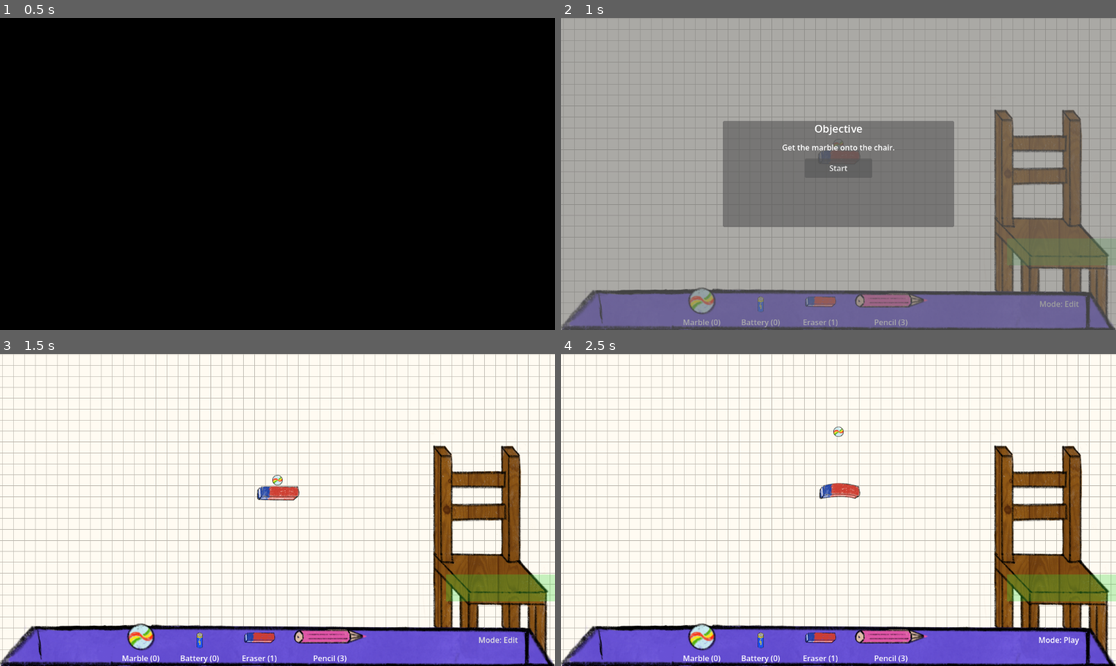
Above: before the commit, frames 1-4 (two rows, left to right).
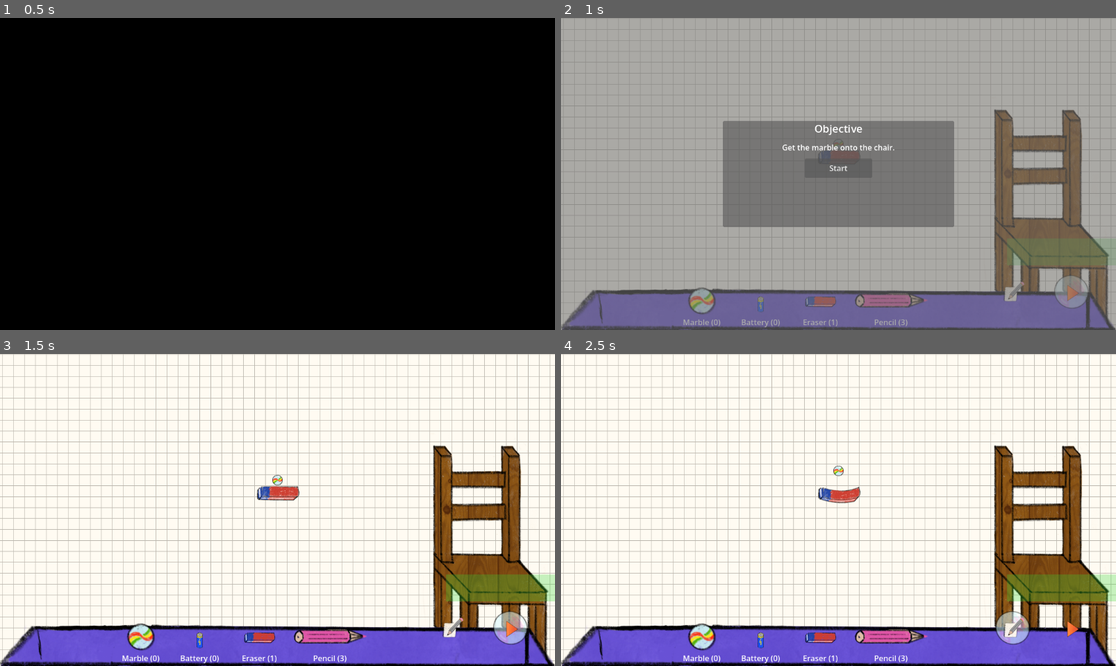
Above: after the commit, the same moments.

Repository: Fighter19/machines
Game: Godot game, scene res://scenes/opening.tscn
Same seed, same stepped clock (60 frames per second), same inputs: the game is played once before the commit and once after it. Video files are missing from this copy of the repository; at most half a second of black plays in their place. Sound files missing from this copy of the repository are replaced by a short silence.
Inputs (mouse positions are in pixels of both pictures, inside the frame that each line leads up to):
- Up to frame 1 (0.5 s): no input
- Up to frame 2 (1 s): tap Enter at 0.5 s; move the mouse to (960, 158) at 0.52 s; click (960, 158) at 0.67 s
- Up to frame 3 (1.5 s): click "Start" at 1.25 s
- Up to frame 4 (2.5 s): click "Mode: Edit" (after the commit: "Mode: Play") at 2 s

Frame 1 is identical in both runs. In frame 2, 0.5% of the frame differs, in the area x 79-96%, y 82-94%; in frame 3, 0.7%; in frame 4, 1.1%, in the area x 46-94%, y 23-94%.

Commit message:
Add bubbles to select mode

Diff:
--- a/scripts/game_mode.gd
+++ b/scripts/game_mode.gd
@@ -10,16 +10,48 @@
 var current_mode: MachineGameMode = MachineGameMode.PLAY
 @export var game_mode_button: Button
 @export var game_mode_label: Label
+@export var play_icon_texture: Texture2D = preload("res://sprites/ui/Button_Play.png")
+@export var edit_icon_texture: Texture2D = preload("res://sprites/ui/Button_Edit.png")
+@export var bubble_texture: Texture2D = preload("res://sprites/ui/bubble.png")
+@export var bubble_frame_count: int = 4
+@export var bubble_frame_size: Vector2i = Vector2i(128, 128)
+@export var bubble_animation_fps: float = 14.0
+
+var play_button: Button
+var edit_button: Button
+var pending_mode: int = -1
 
 # Synchronize UI with state
 func update_mode():
-	if game_mode_button == null:
-		return
-
-	if current_mode == MachineGameMode.PLAY:
-		game_mode_button.text = "Mode: Play"
-	else:
-		game_mode_button.text = "Mode: Edit"
+	if play_button == null or edit_button == null:
+		return
+
+	_set_button_state(play_button, true, current_mode == MachineGameMode.PLAY)
+	_set_button_state(edit_button, false, current_mode == MachineGameMode.EDIT)
+
+	if game_mode_label != null:
+		game_mode_label.visible = false
+
+func _set_button_state(button: Button, is_play_button: bool, is_active: bool) -> void:
+	if button == null:
+		return
+
+	button.text = ""
+	button.toggle_mode = false
+	button.disabled = is_active
+
+	var icon := _get_button_icon(button)
+	if icon != null:
+		icon.texture = play_icon_texture if is_play_button else edit_icon_texture
+
+	var bubble := _get_button_bubble(button)
+	if bubble == null:
+		return
+
+	bubble.visible = !is_active
+	if is_active:
+		bubble.stop()
+		bubble.frame = 0
 
 func notify_children(base: Node, new_mode: MachineGameMode):
 	for child in base.get_children():
@@ -42,6 +74,7 @@
 	if current_mode != new_mode:
 		notify_children(get_parent(), new_mode)
 	current_mode = new_mode
+	pending_mode = -1
 	update_mode()
 
 # Connected to play/edit button
@@ -51,6 +84,163 @@
 	else:
 		change_mode(MachineGameMode.EDIT)
 
+func _on_play_button_down() -> void:
+	_request_mode_change(MachineGameMode.PLAY)
+
+func _on_edit_button_down() -> void:
+	_request_mode_change(MachineGameMode.EDIT)
+
+func _request_mode_change(target_mode: MachineGameMode) -> void:
+	if target_mode == current_mode:
+		return
+
+	var target_button := _button_for_mode(target_mode)
+	var bubble := _get_button_bubble(target_button)
+	if bubble == null:
+		change_mode(target_mode)
+		return
+
+	pending_mode = int(target_mode)
+	bubble.visible = true
+	bubble.stop()
+	bubble.frame = 0
+	bubble.play("pop")
+
+func _on_bubble_animation_finished(mode: int) -> void:
+	var mode_value := mode as MachineGameMode
+	var button := _button_for_mode(mode_value)
+	var bubble := _get_button_bubble(button)
+	if bubble == null:
+		if pending_mode == mode:
+			change_mode(mode_value)
+		return
+
+	bubble.stop()
+	bubble.frame = 0
+
+	if pending_mode == mode:
+		change_mode(mode_value)
+
+func _button_for_mode(mode: MachineGameMode) -> Button:
+	if mode == MachineGameMode.PLAY:
+		return play_button
+	return edit_button
+
+func _get_button_icon(button: Button) -> TextureRect:
+	if button == null:
+		return null
+	return button.get_node_or_null("ModeIcon") as TextureRect
+
+func _get_button_bubble(button: Button) -> AnimatedSprite2D:
+	if button == null:
+		return null
+	return button.get_node_or_null("BubblePop") as AnimatedSprite2D
+
+func _sync_button_visual_positions(button: Button) -> void:
+	if button == null:
+		return
+
+	var bubble := _get_button_bubble(button)
+	if bubble == null:
+		return
+
+	bubble.position = button.size * 0.5
+
+	if bubble_frame_size.x > 0 and bubble_frame_size.y > 0:
+		var scale_factor: float = min(
+			button.size.x / float(bubble_frame_size.x),
+			button.size.y / float(bubble_frame_size.y)
+		)
+		bubble.scale = Vector2(scale_factor, scale_factor)
+
+func _build_bubble_frames() -> SpriteFrames:
+	var frames := SpriteFrames.new()
+	frames.add_animation("pop")
+	frames.set_animation_speed("pop", bubble_animation_fps)
+	frames.set_animation_loop("pop", false)
+
+	if bubble_texture == null or bubble_frame_count <= 0:
+		return frames
+
+	for frame_index in bubble_frame_count:
+		var atlas := AtlasTexture.new()
+		atlas.atlas = bubble_texture
+		atlas.region = Rect2(
+			frame_index * bubble_frame_size.x,
+			0,
+			bubble_frame_size.x,
+			bubble_frame_size.y
+		)
+		frames.add_frame("pop", atlas)
+
+	return frames
+
+func _ensure_mode_buttons() -> void:
+	play_button = game_mode_button
+	if play_button == null:
+		return
+
+	edit_button = play_button.get_parent().get_node_or_null("EditButton") as Button
+	if edit_button == null:
+		edit_button = Button.new()
+		edit_button.name = "EditButton"
+		play_button.get_parent().add_child(edit_button)
+
+	_ensure_mode_button_visuals(play_button, MachineGameMode.PLAY)
+	_ensure_mode_button_visuals(edit_button, MachineGameMode.EDIT)
+
+	if !play_button.button_down.is_connected(_on_play_button_down):
+		play_button.button_down.connect(_on_play_button_down)
+	if !edit_button.button_down.is_connected(_on_edit_button_down):
+		edit_button.button_down.connect(_on_edit_button_down)
+
+func _ensure_mode_button_visuals(button: Button, mode: MachineGameMode) -> void:
+	button.text = ""
+	button.toggle_mode = false
+
+	var icon := _get_button_icon(button)
+	if icon == null:
+		icon = TextureRect.new()
+		icon.name = "ModeIcon"
+		button.add_child(icon)
+
+	icon.set_anchors_preset(Control.PRESET_FULL_RECT)
+	# Keep icon inside the larger bubble by reducing its effective size.
+	icon.offset_left = 38
+	icon.offset_top = 38
+	icon.offset_right = -38
+	icon.offset_bottom = -38
+	icon.mouse_filter = Control.MOUSE_FILTER_IGNORE
+	icon.expand_mode = TextureRect.EXPAND_FIT_WIDTH_PROPORTIONAL
+	icon.stretch_mode = TextureRect.STRETCH_KEEP_ASPECT_CENTERED
+	icon.texture = play_icon_texture if mode == MachineGameMode.PLAY else edit_icon_texture
+	icon.z_index = 2
+
+	var bubble := _get_button_bubble(button)
+	if bubble == null:
+		bubble = AnimatedSprite2D.new()
+		bubble.name = "BubblePop"
+		button.add_child(bubble)
+
+	bubble.centered = true
+	bubble.z_index = 1
+	bubble.sprite_frames = _build_bubble_frames()
+	bubble.animation = &"pop"
+	bubble.stop()
+	bubble.frame = 0
+
+	var finished_callback := Callable(self, "_on_bubble_animation_finished").bind(int(mode))
+	if !bubble.animation_finished.is_connected(finished_callback):
+		bubble.animation_finished.connect(finished_callback)
+
+	var resized_callback := Callable(self, "_sync_button_visual_positions").bind(button)
+	if !button.resized.is_connected(resized_callback):
+		button.resized.connect(resized_callback)
+
+	_sync_button_visual_positions(button)
+
 func _ready() -> void:
+	_ensure_mode_buttons()
+
 	# current_mode needs to be on !EDIT for this to work
 	change_mode(MachineGameMode.EDIT)
--- a/scripts/machine_preview.gd
+++ b/scripts/machine_preview.gd
@@ -60,6 +60,8 @@
 	_create_left_menu()
 	_create_item_action_menu()
 	_position_game_mode_button()
+	# GameModeController may create EditButton in its own _ready after this node.
+	call_deferred("_position_game_mode_button")
 	_update_inventory_bar_layout()
 	get_viewport().size_changed.connect(_update_inventory_bar_layout)
 	_update_menu_contents()
@@ -557,6 +559,8 @@
 			var icon_side := _inventory_icon_size_for(machine_type, button_height)
 			icon.custom_minimum_size = Vector2(icon_side, icon_side)
 
+	_position_game_mode_button()
+
 func _inventory_icon_size_for(machine_type: MachineInventoryData.MachineType, button_height: float) -> float:
 	# Keep pencil at the previous visual size; increase other inventory icons.
 	if machine_type == MachineInventoryData.MachineType.PENCIL:
@@ -570,27 +574,60 @@
 	if game_mode_controller == null:
 		return
 
-	var game_mode_button := game_mode_controller.get_node_or_null("Button") as Button
-	if game_mode_button == null:
-		return
-
-	if game_mode_button.get_parent() != menu_panel:
-		game_mode_button.reparent(menu_panel)
-
-	game_mode_button.set_anchors_preset(Control.PRESET_BOTTOM_RIGHT)
-	game_mode_button.offset_right = -18
-	game_mode_button.offset_left = -218
-	game_mode_button.offset_bottom = -26
-	game_mode_button.offset_top = -82
-	game_mode_button.mouse_default_cursor_shape = Control.CURSOR_POINTING_HAND
-	game_mode_button.add_theme_stylebox_override("normal", StyleBoxEmpty.new())
-	game_mode_button.add_theme_stylebox_override("hover", StyleBoxEmpty.new())
-	game_mode_button.add_theme_stylebox_override("pressed", StyleBoxEmpty.new())
-	game_mode_button.add_theme_stylebox_override("disabled", StyleBoxEmpty.new())
-
-	var mode_label := game_mode_button.get_node_or_null("Label") as Label
-	if mode_label != null:
-		mode_label.visible = false
+	var play_mode_button := _get_mode_button("Button")
+	if play_mode_button == null:
+		return
+	var edit_mode_button := _get_mode_button("EditButton")
+
+	if play_mode_button.get_parent() != menu_panel:
+		play_mode_button.reparent(menu_panel)
+	if edit_mode_button != null and edit_mode_button.get_parent() != menu_panel:
+		edit_mode_button.reparent(menu_panel)
+
+	var viewport_size := get_viewport().get_visible_rect().size
+	var right_margin := 18.0
+	var left_margin := 8.0
+	var button_gap := -26.0
+	var button_side := 148.0
+	var min_required_width := right_margin + left_margin + button_gap + button_side * 2.0
+	if viewport_size.x < min_required_width:
+		button_side = max(64.0, (viewport_size.x - right_margin - left_margin - button_gap) * 0.5)
+
+	var bar_height := 128.0
+	if inventory_background != null and inventory_background.texture != null:
+		var tex_size := inventory_background.texture.get_size()
+		if tex_size.x > 0.0:
+			bar_height = (viewport_size.x / tex_size.x) * tex_size.y
+
+	# Center with inventory bar, nudged slightly downward.
+	var vertical_nudge := -32.0
+	var bar_center_offset := -bar_height * 0.5 + vertical_nudge
+	var button_top: float = bar_center_offset - button_side * 0.5
+	var button_bottom: float = bar_center_offset + button_side * 0.5
+
+	for button in [play_mode_button, edit_mode_button]:
+		if button == null:
+			continue
+		button.set_anchors_preset(Control.PRESET_BOTTOM_RIGHT)
+		button.offset_bottom = button_bottom
+		button.offset_top = button_top
+		button.mouse_default_cursor_shape = Control.CURSOR_POINTING_HAND
+		button.add_theme_stylebox_override("normal", StyleBoxEmpty.new())
+		button.add_theme_stylebox_override("hover", StyleBoxEmpty.new())
+		button.add_theme_stylebox_override("pressed", StyleBoxEmpty.new())
+		button.add_theme_stylebox_override("disabled", StyleBoxEmpty.new())
+		button.custom_minimum_size = Vector2(button_side, button_side)
+
+		var mode_label := button.get_node_or_null("Label") as Label
+		if mode_label != null:
+			mode_label.visible = false
+
+	play_mode_button.offset_right = -right_margin
+	play_mode_button.offset_left = play_mode_button.offset_right - button_side
+
+	if edit_mode_button != null:
+		edit_mode_button.offset_right = play_mode_button.offset_left - button_gap
+		edit_mode_button.offset_left = edit_mode_button.offset_right - button_side
 
 func _update_menu_contents() -> void:
 	var edit_mode := _is_edit_mode()
@@ -614,6 +651,7 @@
 			button_label.text = "%s (%d)" % [_type_name(machine_type), amount]
 		button.disabled = !edit_mode or amount <= 0
 
+	_position_game_mode_button()
 func _on_machine_button_down(machine_type: MachineInventoryData.MachineType) -> void:
 	if !_is_edit_mode():
 		return
@@ -651,11 +689,28 @@
 		return true
 
 	if game_mode_controller != null:
-		var game_mode_button := game_mode_controller.get_node_or_null("Button") as Button
-		if game_mode_button != null and game_mode_button.get_global_rect().has_point(viewport_position):
+		var play_mode_button := _get_mode_button("Button")
+		if play_mode_button != null and play_mode_button.get_global_rect().has_point(viewport_position):
 			return true
 
+		var edit_mode_button := _get_mode_button("EditButton")
+		if edit_mode_button != null and edit_mode_button.get_global_rect().has_point(viewport_position):
+			return true
+
 	return false
+
+func _get_mode_button(button_name: String) -> Button:
+	if menu_panel != null:
+		var in_menu := menu_panel.get_node_or_null(button_name) as Button
+		if in_menu != null:
+			return in_menu
+
+	if game_mode_controller != null:
+		var in_controller := game_mode_controller.get_node_or_null(button_name) as Button
+		if in_controller != null:
+			return in_controller
+
+	return null
 
 func _type_name(machine_type: MachineInventoryData.MachineType) -> String:
 	match machine_type:
--- a/scripts/marble.gd
+++ b/scripts/marble.gd
@@ -5,7 +5,7 @@
 
 @export var roll_volume_scale: float = 0.15
 @export var transition_volume_scale: float = 0.15
-@export var required_contact_time: float = 0.05
+@export var required_contact_time: float = 0.06
 @export var start_linear_speed: float = 10.0
 @export var stop_linear_speed: float = 5.0
 @export var near_stop_linear_speed: float = 7.0
Binary file added: sprites/ui/Button_Edit.png
Not shown, added: sprites/ui/Button_Edit.png.import
Binary file added: sprites/ui/Button_Play.png
Not shown, added: sprites/ui/Button_Play.png.import
Binary file added: sprites/ui/bubble.png
Not shown, added: sprites/ui/bubble.png.import
